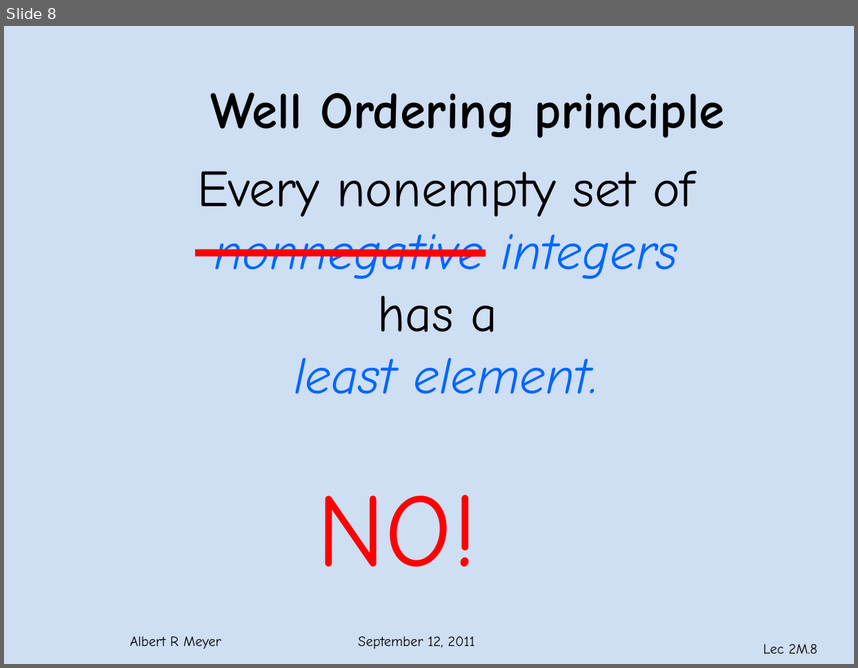
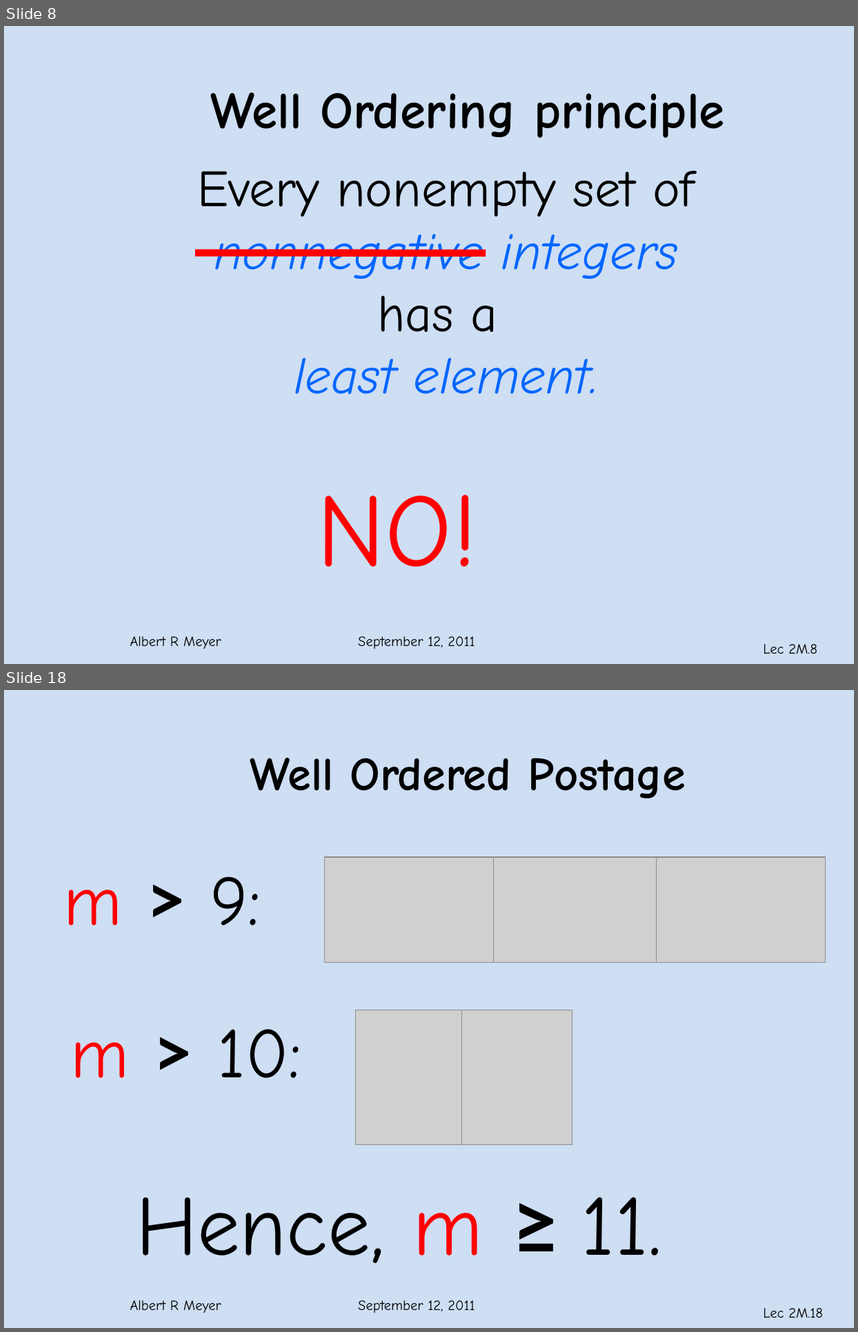
Before and after one commit to armeyer/mcs_web, a slide deck: fall11/slidesF11/slides2m.pptx. Shown one above the other, each under a label of ours: slide 8 before the commit, slides 8 and 18 after it; the slides between them are not shown. The pictures are 858x668 and 858x1332 pixels, drawn with LibreOffice and Linux fonts; fonts in the diff are those of the drawing; grey boxes stand for pictures; background and template pictures are left out. Boxes give left, top, right and bottom in pixels: in the first picture for what was removed or moved away, otherwise in the second. Text is boxed around its words. In the diff, an @@ line names an element or a change of style, - is before the commit and + after.

```diff
--- a/fall11/slidesF11/slides2m.pptx
+++ b/fall11/slidesF11/slides2m.pptx
@@ slide 18 added at box(4, 690, 854, 1328), background #C6D9F1 at 85% opacity; not listed: 2 template elements that a slide beside it also shows @@
@@ title added at box(250, 758, 686, 798), 40 pt, text #000000, bold @@
+Well Ordered Postage
@@ picture added at box(324, 856, 494, 962) @@
@@ picture added at box(494, 856, 663, 962) @@
@@ picture added at box(656, 856, 825, 962) @@
@@ text added at box(63, 876, 261, 925), 60 pt, text #000000 @@
+m > 9:
@@ picture added at box(355, 1009, 466, 1144) @@
@@ picture added at box(461, 1009, 572, 1144) @@
@@ text added at box(71, 1029, 302, 1078), 60 pt, text #000000 @@
+m > 10:
@@ text added at box(136, 1196, 662, 1263), 72 pt, text #000000 @@
+Hence, m ≥ 11.
```
Also in this commit, not shown: 5 slides changed, 4 other slides added, 1 other file.
